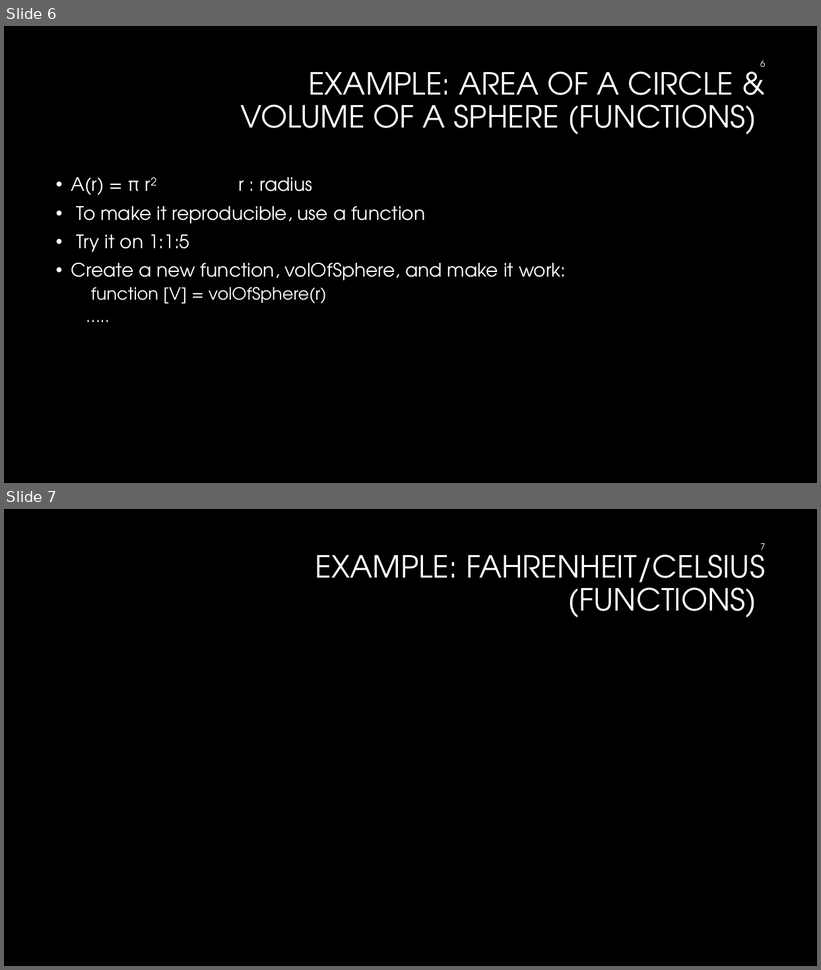
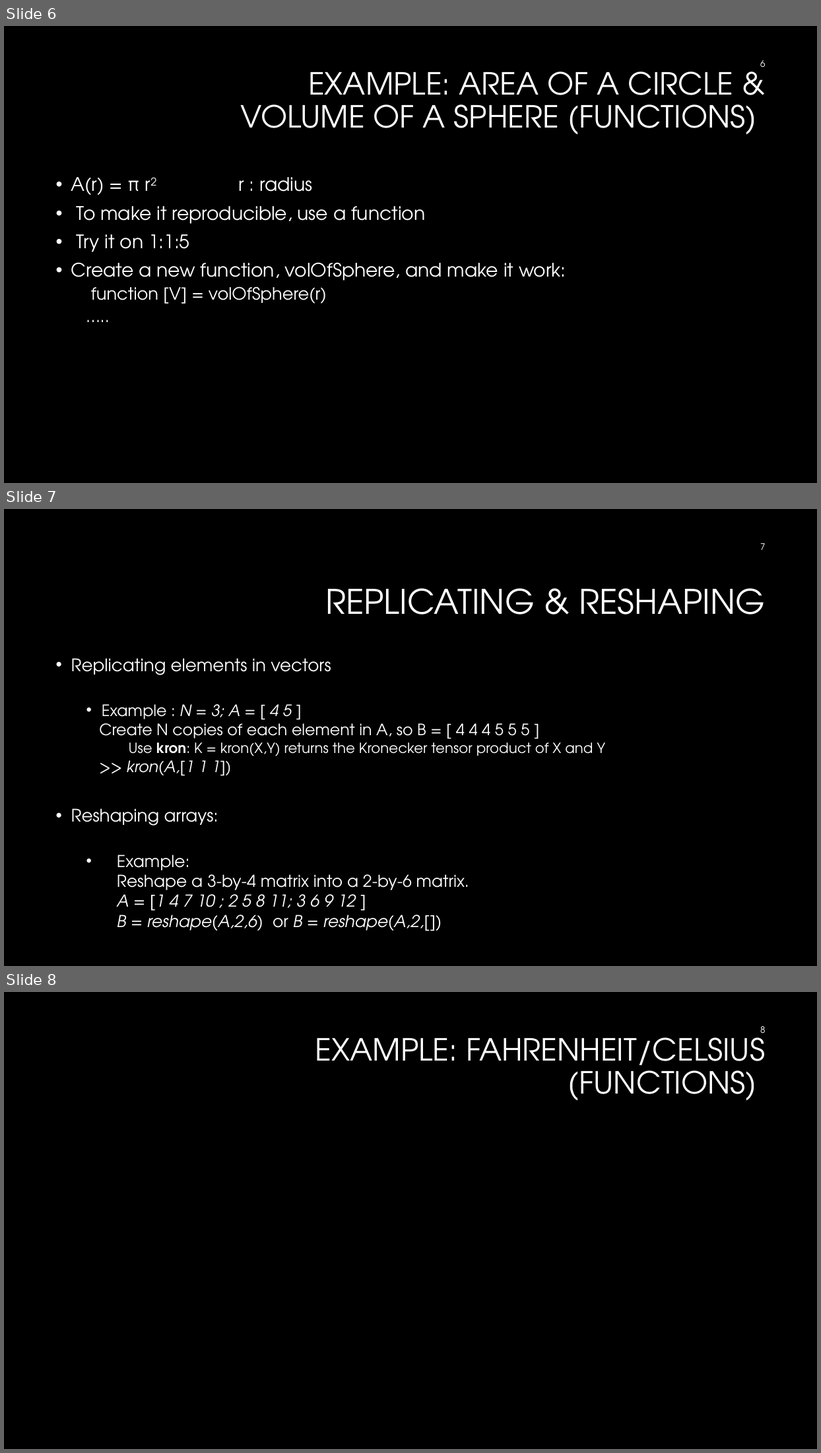
Before and after one commit to illinois-cse/matlab-sp17, a slide deck: Session1-matlab basics_Feb22.pptx. Shown one above the other, each under a label of ours: slides 6 and 7 before the commit, slides 6, 7 and 8 after it. The pictures are 821x970 and 821x1453 pixels, drawn with LibreOffice and Linux fonts; fonts in the diff are those of the drawing; grey boxes stand for pictures; background and template pictures are left out. Boxes give left, top, right and bottom in pixels: in the first picture for what was removed or moved away, otherwise in the second. Text is boxed around its words. In the diff, an @@ line names an element or a change of style, - is before the commit and + after.

```diff
--- a/Session1-matlab basics_Feb22.pptx
+++ b/Session1-matlab basics_Feb22.pptx
@@ slide 7 added at box(4, 509, 817, 966), background #000000 @@
@@ page number added at box(760, 543, 765, 550), 10.5 pt, text #FFFFFF @@
+7
@@ title added at box(325, 588, 765, 615), 40 pt, text #FFFFFF @@
+REPLICATING & RESHAPING
@@ text added at box(71, 658, 606, 931), 19.4 pt, text #FFFFFF @@
+• Replicating elements in vectors
+  • Example : N = 3; A = [ 4 5 ]
+  Create N copies of each element in A, so B = [ 4 4 4 5 5 5 ]
+    Use kron: K = kron(X,Y) returns the Kronecker tensor product of X and Y
+  >> kron(A,[1 1 1])
+• Reshaping arrays:
+  • Example:
+    Reshape a 3-by-4 matrix into a 2-by-6 matrix.
+    A = [1 4 7 10 ; 2 5 8 11; 3 6 9 12 ]
+    B = reshape(A,2,6) or B = reshape(A,2,[])
@@ what was slide 7 is now slide 8 @@
@@ page number at box(760, 1026, 765, 1033): text changed @@
-7
+8
```
Also in this commit, not shown: 1 slide changed.
